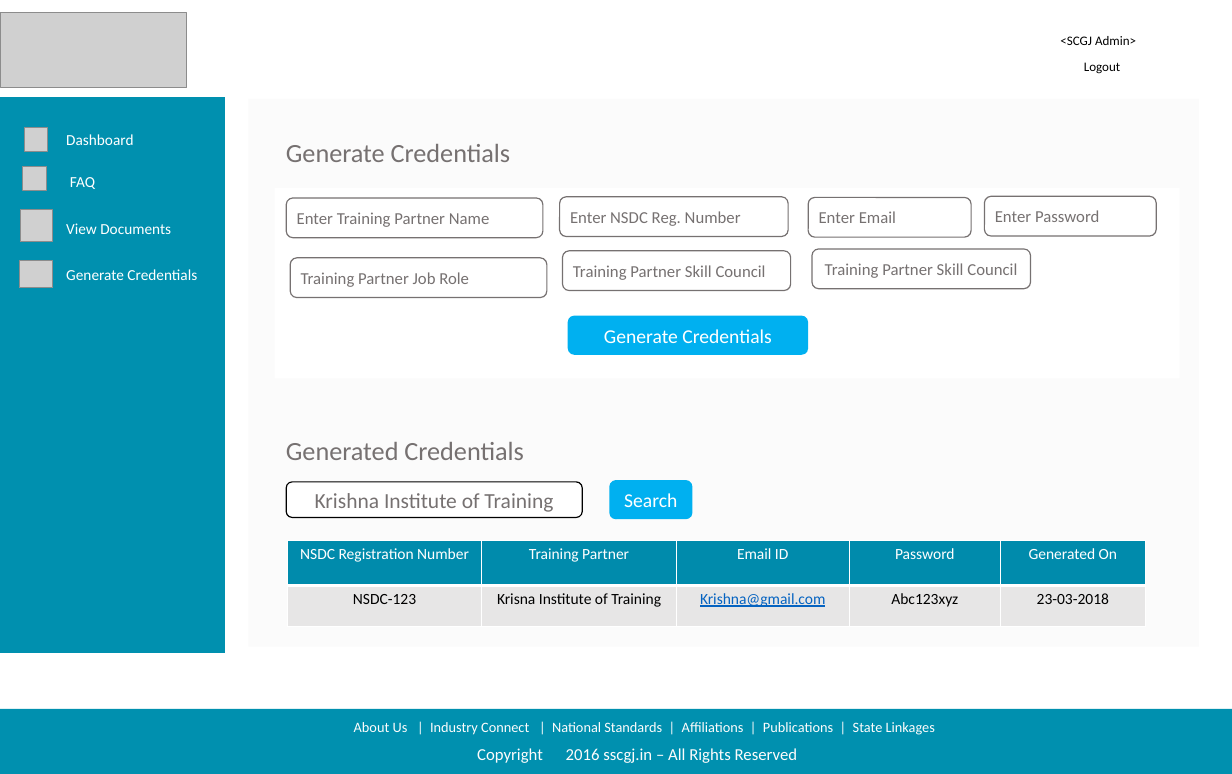
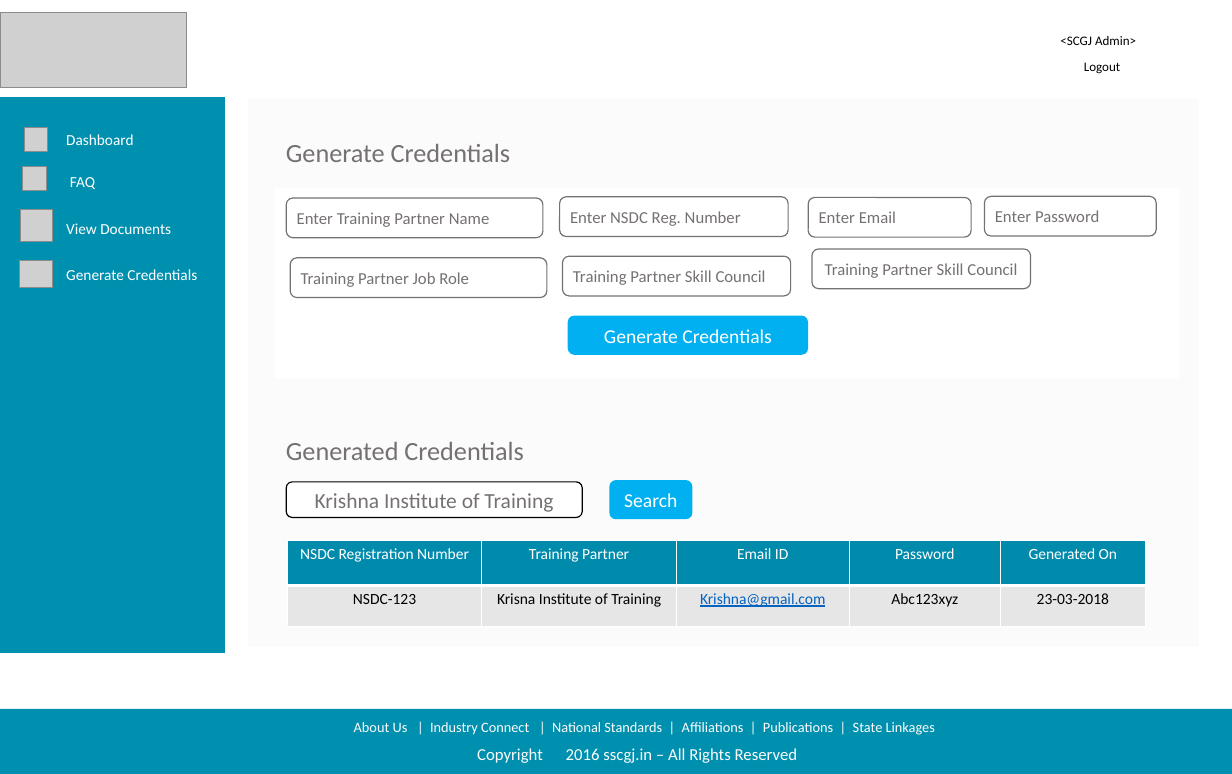
Before and after one commit to sarthakbhutani/NSKFDC-App, a slide deck: slide 17 of Requirements/Product Backlog/Screen Designs/Screen Design Deck/Updated Designs.pptx. Drawn at 1232x774 pixels with LibreOffice and Linux fonts; fonts in the diff are those of the drawing; grey boxes stand for pictures; background and template pictures are left out. Boxes give left, top, right and bottom in pixels: in the first picture for what was removed or moved away, otherwise in the second. Text is boxed around its words. In the diff, an @@ line names an element or a change of style, - is before the commit and + after.

```diff
--- a/Requirements/Product Backlog/Screen Designs/Screen Design Deck/Updated Designs.pptx
+++ b/Requirements/Product Backlog/Screen Designs/Screen Design Deck/Updated Designs.pptx
@@ rounded rectangle "Training Partner Skill Council" moved from (x1=562, y1=251, x2=790, y2=291) to (x1=562, y1=256, x2=790, y2=296) @@
```
Also in this commit, not shown: 1 other file.
